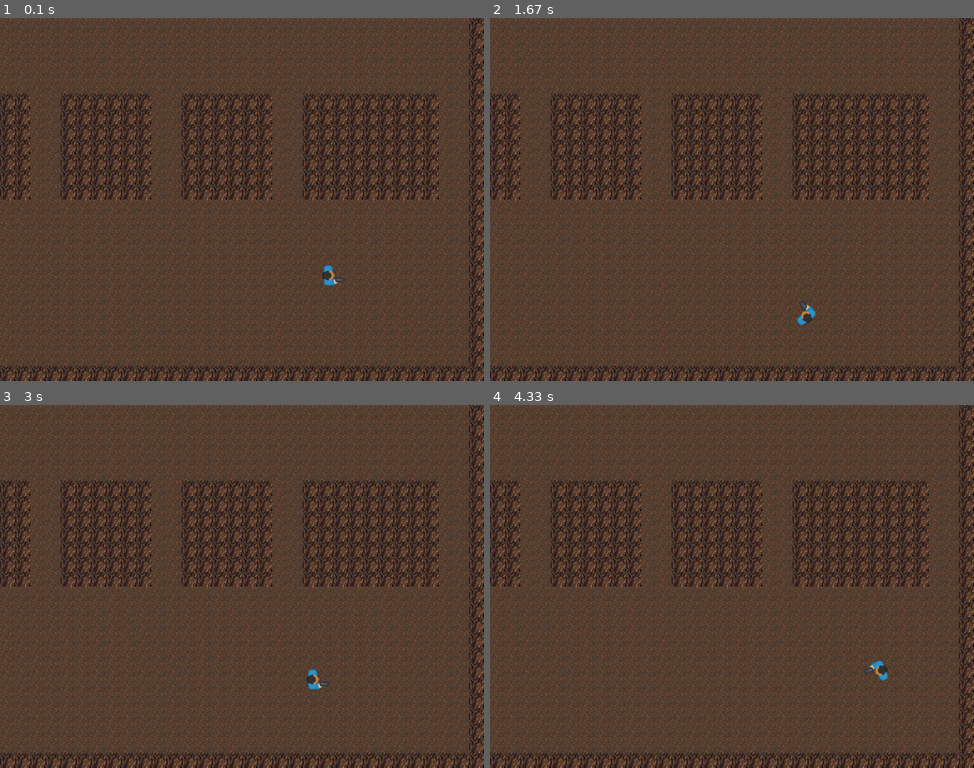
Above: before the commit, frames 1-4 (two rows, left to right).
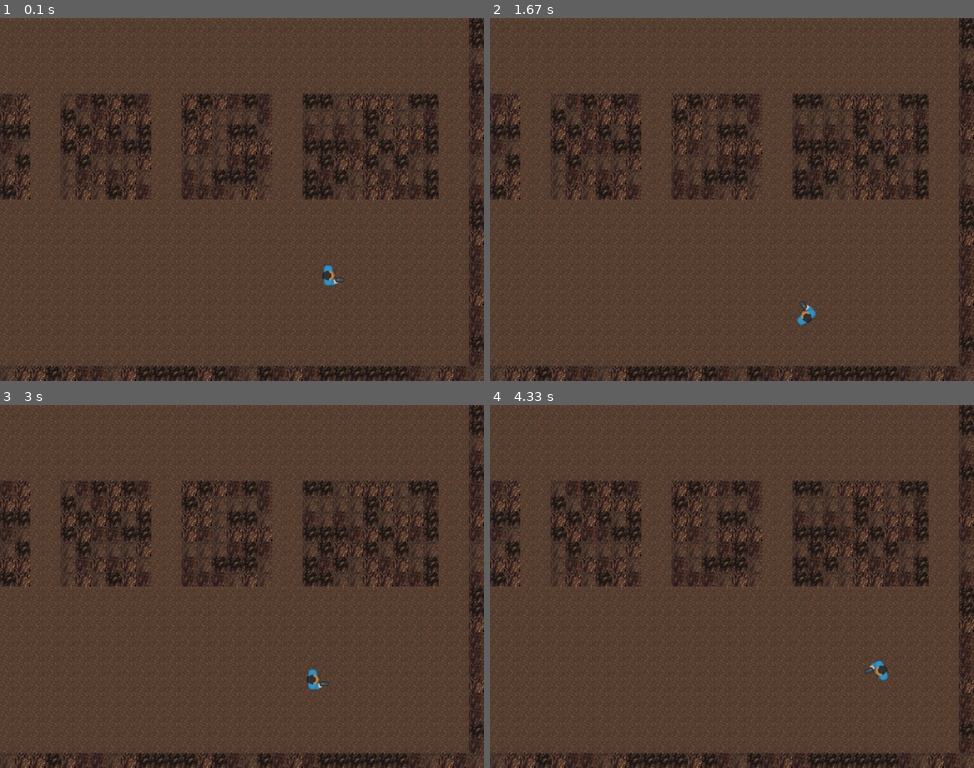
Above: after the commit, the same moments.

Repository: ErkCurley/PyGames-Tile-based-Game
Game: pygame game, started from main.py
The game is run twice, just before and just after one commit, with the same random seed, the same clock (stepped at 60 frames per second) and the same inputs.
Inputs:
- Up to frame 1 (0.1 s): no input
- Up to frame 2 (1.67 s): hold Right 0.33-0.8 s; hold Up 0.83-1.13 s; hold Right 1.17-1.63 s
- Up to frame 3 (3 s): hold Left 1.67-2.2 s; hold Down 2.23-2.53 s; hold Left 2.57-2.97 s
- Up to frame 4 (4.33 s): hold Up 3-3.37 s; hold Right 3.4-4.03 s; hold Down from 4.07 s (still down)

The runs differ from the first frame. In frame 1, 6.1% of the frame differs, in the area x 0-100%, y 0-100%; in frame 2, 6.1%; in frame 3, 6.1%; in frame 4, 6.1%.

Commit message:
Adjusted the code to add randomness to the generated walls

Diff:
--- a/main.py
+++ b/main.py
@@ -5,6 +5,7 @@
 import pygame as pg
 import sys
 from os import path
+import random
 from settings import *
 from sprites import *
 from tilemap import *
@@ -23,8 +24,14 @@
         img_folder = path.join(game_folder, 'img')
         self.map = Map(path.join(game_folder, 'map2.txt'))
         self.player_img = pg.image.load(path.join(img_folder, PLAYER_IMG)).convert_alpha()
-        self.wall_img = pygame.transform.scale(pg.image.load(path.join(img_folder, path.join(CAVE_FOLDER,CAVE_WALL_IMG))).convert_alpha(),(32,32))
-        self.floor_img = pygame.transform.scale(pg.image.load(path.join(img_folder, path.join(CAVE_FOLDER,CAVE_FLOOR_IMG))).convert_alpha(),(32,32))
+
+        self.wall_imgs = []
+        self.floor_imgs = []
+        for wall in CAVE_WALL_IMGS:
+            self.wall_imgs.append(pygame.transform.scale(pg.image.load(wall).convert_alpha(),(32,32)))
+
+        for floor in CAVE_FLOOR_IMGS:
+            self.floor_imgs.append(pygame.transform.scale(pg.image.load(floor).convert_alpha(),(32,32)))
 
 
         # cave = spritesheet(path.join(img_folder, CAVE_IMGS))
--- a/settings.py
+++ b/settings.py
@@ -1,4 +1,6 @@
 import pygame as pg
+from os import path
+
 
 # define some colors (R, G, B)
 WHITE = (255, 255, 255)
@@ -25,9 +27,21 @@
 PLAYER_IMG = 'manBlue_gun.png'
 PLAYER_HIT_RECT = pg.Rect(0, 0, 35, 35)
 
-CAVE_FOLDER = 'cave'
-CAVE_IMG = 'cave_wall.png'
+#IMG Stuff
+game_folder = path.dirname(__file__)
+img_folder = path.join(game_folder, 'img')
 
-CAVE_FOLDER = 'cave'
-CAVE_WALL_IMG = 'cave_wall.png'
-CAVE_FLOOR_IMG = 'cave_floor.png'
+CAVE_FOLDER = path.join(img_folder,'cave')
+CAVE_WALL_FOLDER = path.join(CAVE_FOLDER,'walls')
+CAVE_FLOOR_FOLDER = path.join(CAVE_FOLDER,'floors')
+
+CAVE_WALL_IMGS = [
+    path.join(CAVE_WALL_FOLDER,'cave_wall.png'),
+    path.join(CAVE_WALL_FOLDER,'cave_wall2.png'),
+    path.join(CAVE_WALL_FOLDER,'cave_wall3.png'),
+    path.join(CAVE_WALL_FOLDER,'cave_wall4.png')
+    ]
+
+CAVE_FLOOR_IMGS = [
+    path.join(CAVE_FLOOR_FOLDER,'cave_floor.png')
+    ]
--- a/sprites.py
+++ b/sprites.py
@@ -1,4 +1,5 @@
 import pygame as pg
+import random
 from settings import *
 from tilemap import collide_hit_rect
 vec = pg.math.Vector2
@@ -67,7 +68,7 @@
         self.groups = game.all_sprites, game.walls
         pg.sprite.Sprite.__init__(self, self.groups)
         self.game = game
-        self.image = game.wall_img
+        self.image = game.wall_imgs[random.randint(0,len(game.wall_imgs)-1)]
         self.rect = self.image.get_rect()
         self.x = x
         self.y = y
@@ -79,7 +80,7 @@
         self.groups = game.all_sprites, game.floors
         pg.sprite.Sprite.__init__(self, self.groups)
         self.game = game
-        self.image = game.floor_img
+        self.image = game.floor_imgs[random.randint(0,len(game.floor_imgs)-1)]
         self.rect = self.image.get_rect()
         self.x = x
         self.y = y
Binary file removed: img/cave/cave_wall.png
Renamed: img/cave/cave_floor.png -> img/cave/floors/cave_floor.png
Binary file added: img/cave/floors/cave_floor1.png
Binary file added: img/cave/floors/cave_floor2.png
Binary file added: img/cave/floors/cave_floor3.png
Binary file added: img/cave/walls/cave_wall.png
Binary file added: img/cave/walls/cave_wall2.png
Binary file added: img/cave/walls/cave_wall3.png
Binary file added: img/cave/walls/cave_wall4.png
Not shown, added: img/cave/walls/cave_wall2.png~
Not shown, added: img/cave/walls/cave_wall3.png~
Not shown, added: img/cave/walls/cave_wall4.png~
